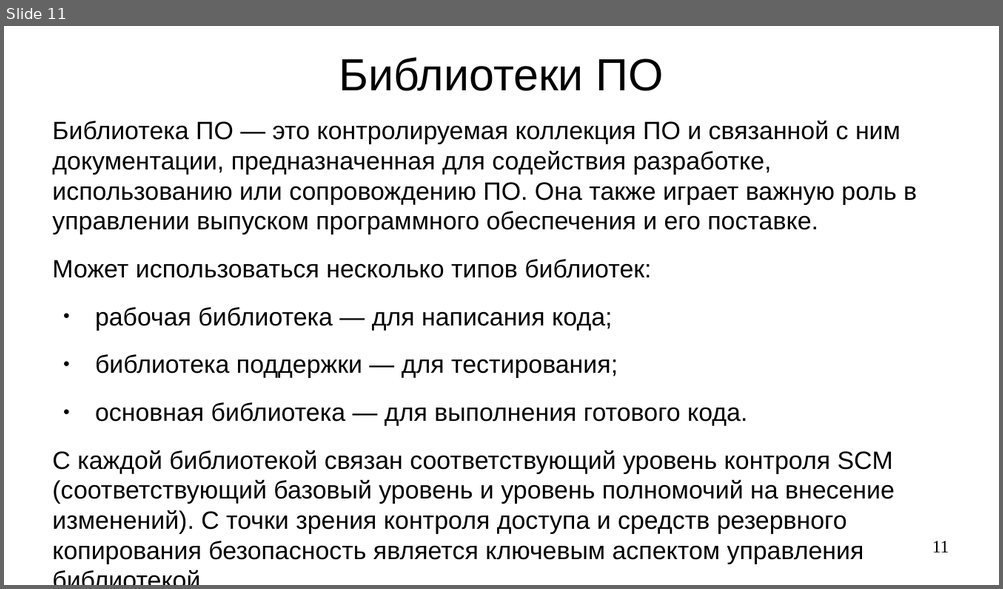
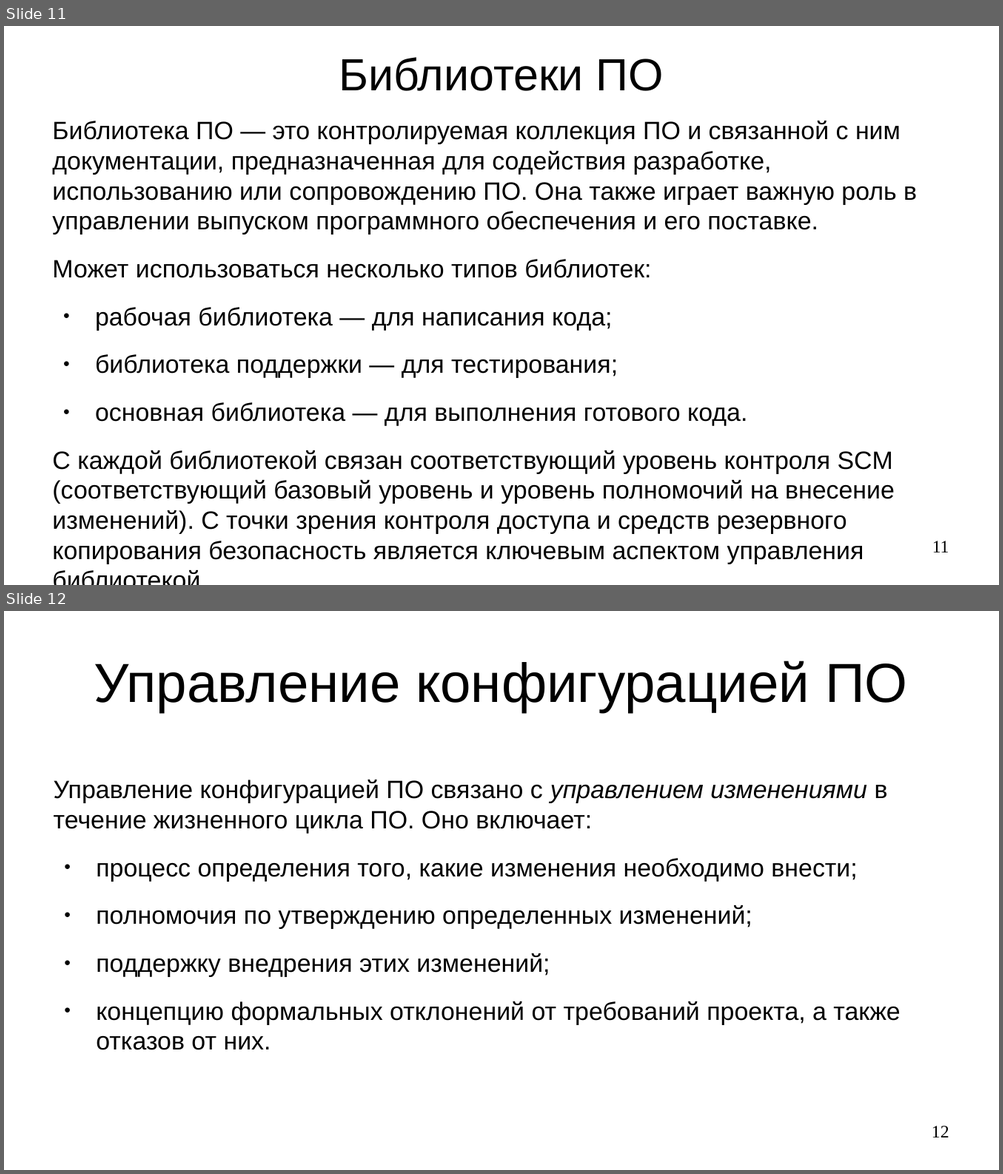
Before and after one commit to steelcraft/stud-lab, a slide deck: Лекции/CASWE01#L6.odp. Shown one above the other, each under a label of ours: slide 11 before the commit, slides 11 and 12 after it. The pictures are 1003x589 and 1003x1174 pixels, drawn with LibreOffice and Linux fonts; fonts in the diff are those of the drawing. Boxes give left, top, right and bottom in pixels: in the first picture for what was removed or moved away, otherwise in the second. Text is boxed around its words. In the diff, an @@ line names an element or a change of style, - is before the commit and + after.

Commit message:
Добавлен раздел "Запрос, оценка и утверждение  изменений в ПО"

```diff
--- a/Лекции/CASWE01#L6.odp
+++ b/Лекции/CASWE01#L6.odp
@@ slide 12 added at box(4, 611, 999, 1170), background #FFFFFF @@
@@ title added at box(94, 661, 907, 712), 44 pt, text #000000 @@
+Управление конфигурацией ПО
@@ text added at box(54, 780, 899, 1051), 20 pt, text #000000 @@
+Управление конфигурацией ПО связано с управлением изменениями в течение жизненного цикла ПО. Оно включает:
+● процесс определения того, какие изменения необходимо внести;
+● полномочия по утверждению определенных изменений;
+● поддержку внедрения этих изменений;
+● концепцию формальных отклонений от требований проекта, а также отказов от них.
@@ page number added at box(931, 1126, 949, 1138), 14 pt, text #000000 @@
+12
```
Also in this commit, not shown: 2 other slides added.
